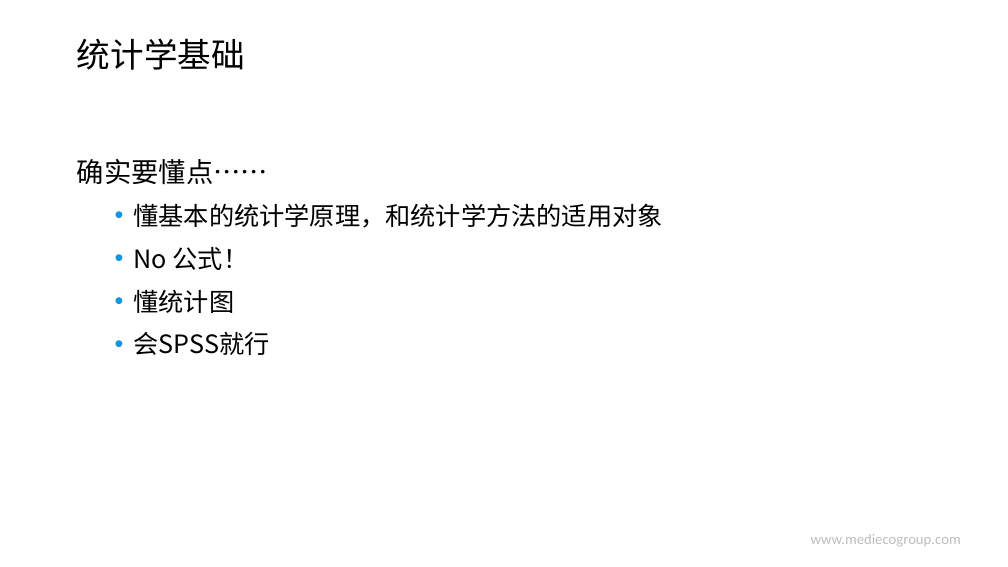
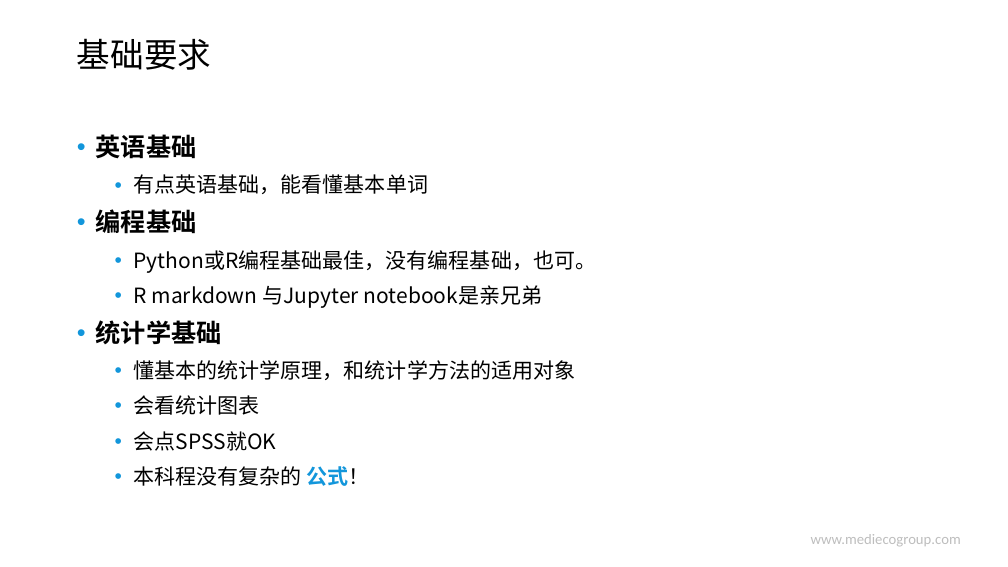
Before and after one commit to hao203/rmd_china, a slide deck: slide 15 of slides/00.Introduction/00.pptx (slide 17 before the commit). Drawn at 1008x567 pixels with LibreOffice and Linux fonts; fonts in the diff are those of the drawing; background and template pictures are left out. Boxes give left, top, right and bottom in pixels: in the first picture for what was removed or moved away, otherwise in the second. Text is boxed around its words. In the diff, an @@ line names an element or a change of style, - is before the commit and + after.

```diff
--- a/slides/00.Introduction/00.pptx
+++ b/slides/00.Introduction/00.pptx
@@ title at box(77, 38, 212, 70): text changed @@
-统计学基础
+基础要求
@@ text "英语基础": place and size @@
-text "英语基础" at box(77, 159, 663, 355)
+text "英语基础" at box(96, 134, 597, 486)
@@ text at box(96, 134, 597, 345): text changed; size 26 to 20 pt @@
-确实要懂点……
+• 英语基础
+  • 有点英语基础，能看懂基本单词
+• 编程基础
+  • Python或R编程基础最佳，没有编程基础，也可。
+  • R markdown 与Jupyter notebook是亲兄弟
+• 统计学基础
@@ text at box(134, 360, 576, 380): size 24 to 20 pt in "懂基本的统计学原理，和统计学方法的适用对象"; line spacing 1 to 0.9 @@
@@ text at box(134, 395, 370, 486): text changed; size 24 to 20 pt @@
-  • No 公式！
-  • 懂统计图
-  • 会SPSS就行
+  • 会看统计图表
+  • 会点SPSS就OK
+  • 本科程没有复杂的 公式！
```
Also in this commit, not shown: 8 other slides changed, 2 slides removed, 2 other files.
